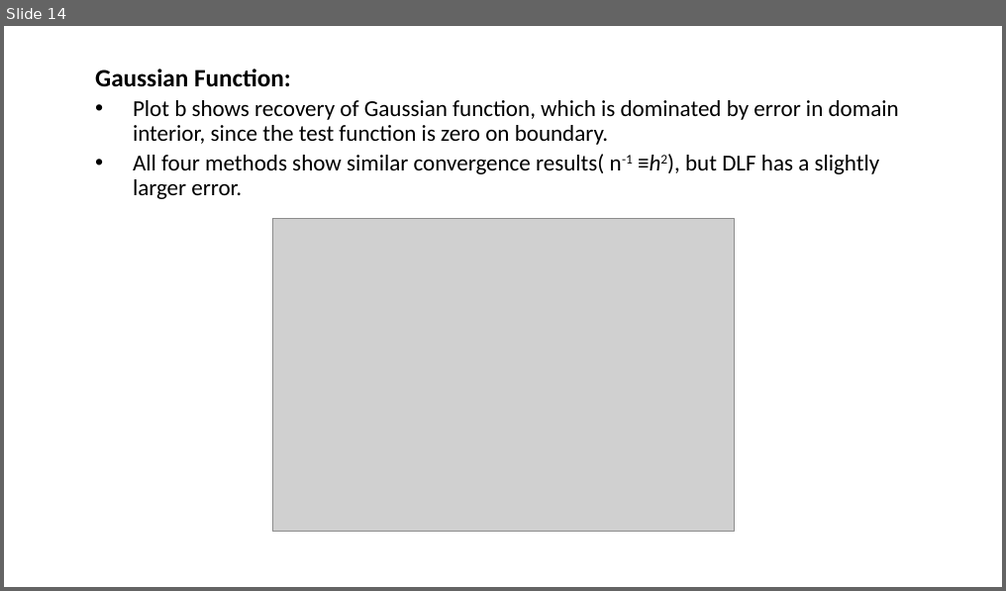
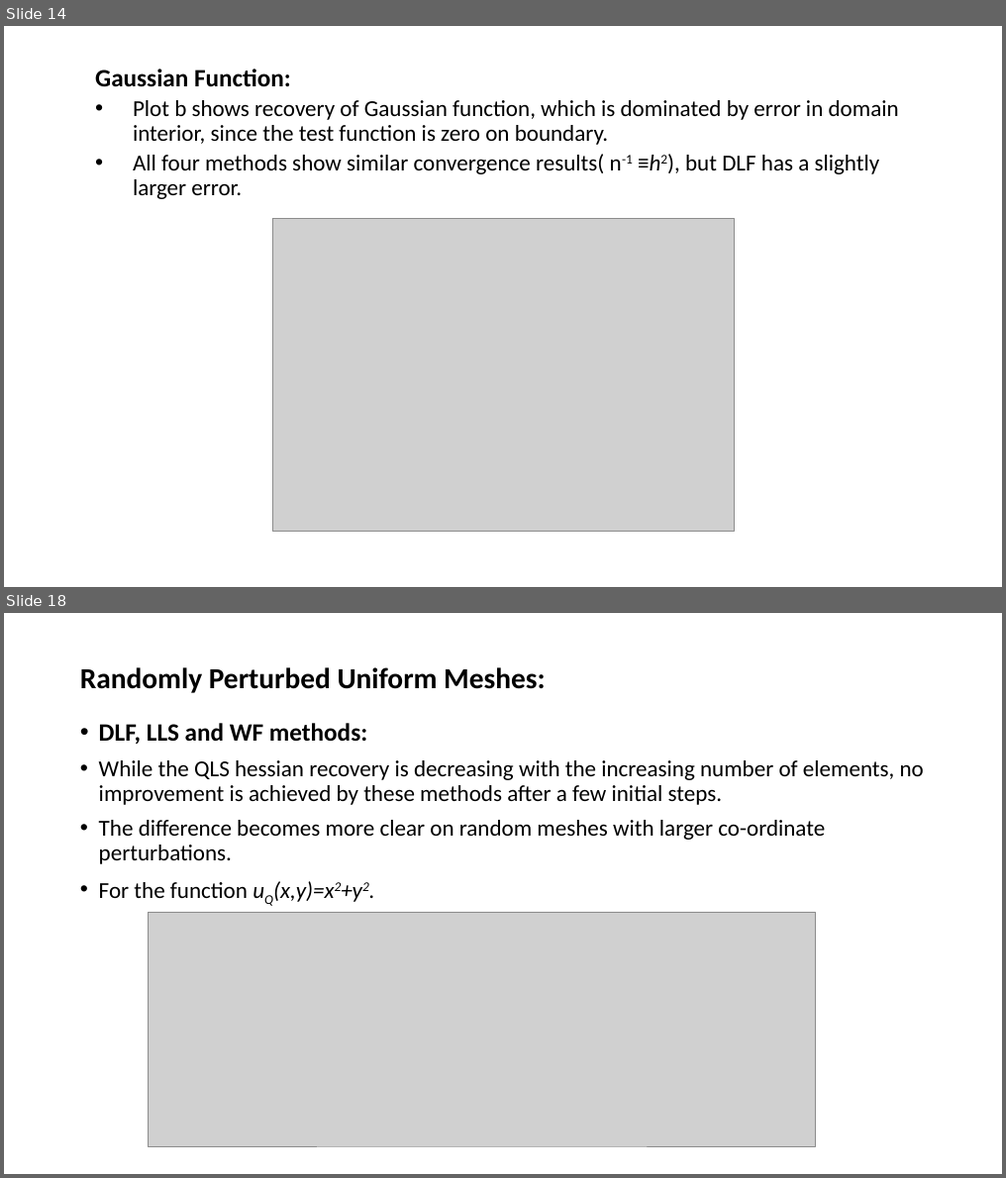
Before and after one commit to lohith921/amr, a slide deck: HBA.pptx. Shown one above the other, each under a label of ours: slide 14 before the commit, slides 14 and 18 after it; the slides between them are not shown. The pictures are 1006x591 and 1006x1178 pixels, drawn with LibreOffice and Linux fonts; fonts in the diff are those of the drawing; grey boxes stand for pictures. Boxes give left, top, right and bottom in pixels: in the first picture for what was removed or moved away, otherwise in the second. Text is boxed around its words. In the diff, an @@ line names an element or a change of style, - is before the commit and + after.

```diff
--- a/HBA.pptx
+++ b/HBA.pptx
@@ slide 18 added at [4, 613, 1002, 1174], background #FFFFFF @@
@@ title added at [80, 667, 545, 693], 28 pt, text #000000, bold @@
+Randomly Perturbed Uniform Meshes:
@@ text added at [99, 723, 924, 902], 22 pt, text #000000 @@
+• DLF, LLS and WF methods:
+• While the QLS hessian recovery is decreasing with the increasing number of elements, no improvement is achieved by these methods after a few initial steps.
+• The difference becomes more clear on random meshes with larger co-ordinate perturbations.
+• For the function uQ(x,y)=x2+y2.
@@ picture added at [149, 912, 816, 1147] @@
```
Also in this commit, not shown: 3 slides changed, 13 other slides added, 1 slide removed.
